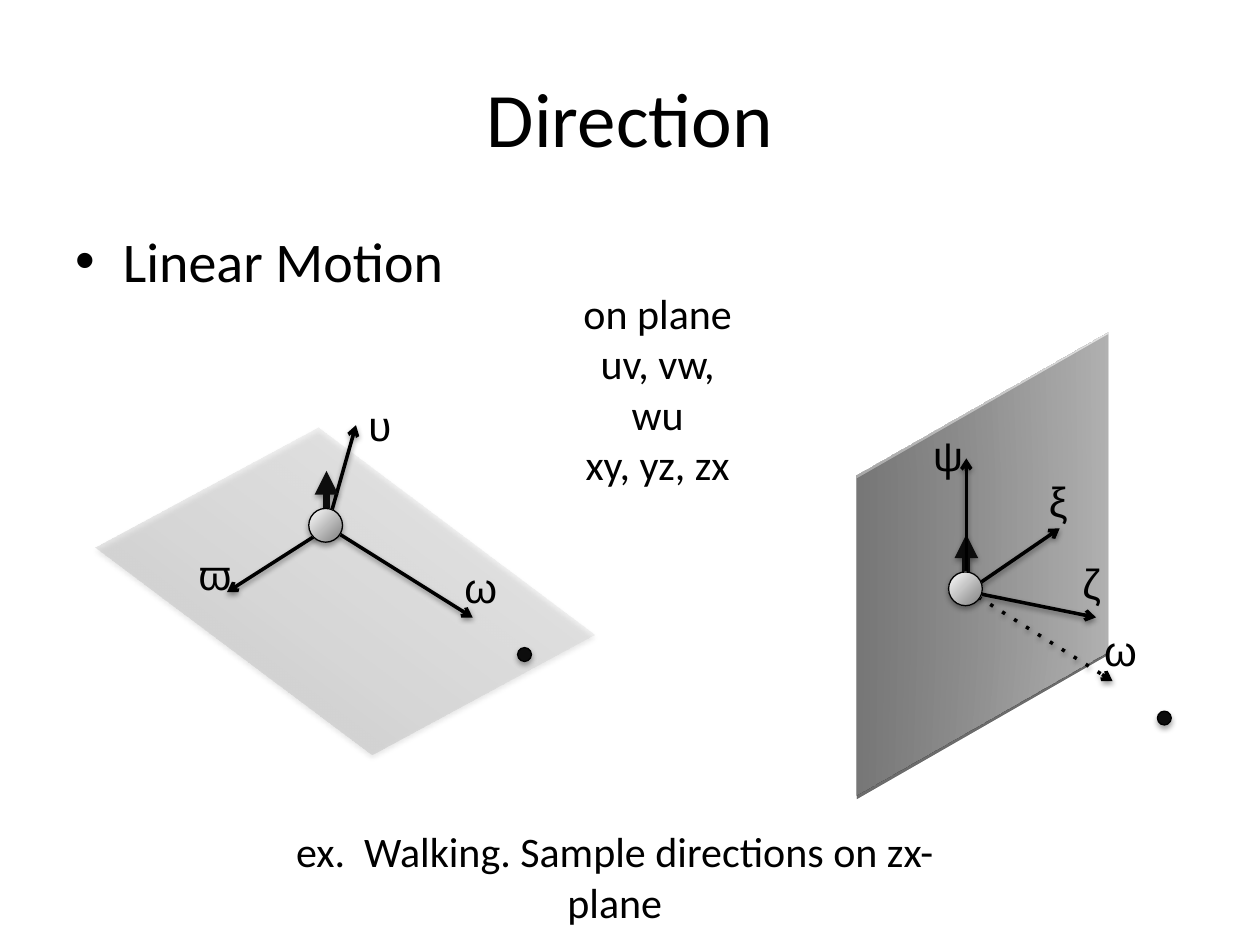
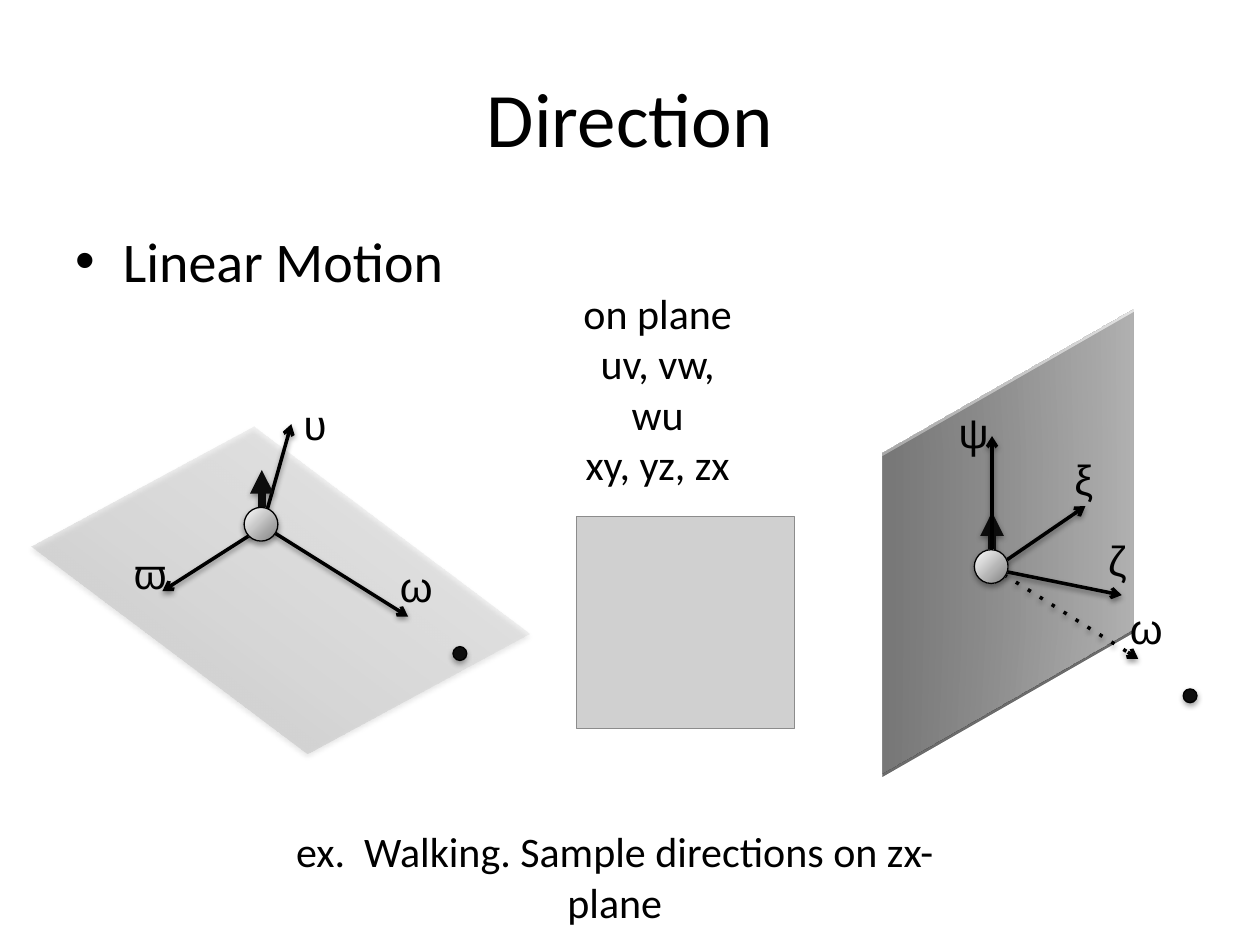
Before and after one commit to jxc761/3DMotionDB, a slide deck: slide 5 of docs/motion.pptx. Drawn at 1260x945 pixels with LibreOffice and Linux fonts; fonts in the diff are those of the drawing; grey boxes stand for pictures. Boxes give left, top, right and bottom in pixels: in the first picture for what was removed or moved away, otherwise in the second. Text is boxed around its words. In the diff, an @@ line names an element or a change of style, - is before the commit and + after.

```diff
--- a/docs/motion.pptx
+++ b/docs/motion.pptx
@@ 4 arrows, 3 texts, 2 ellipses, 1 parallelogram moved together from (x1=96, y1=364, x2=594, y2=818) to (x1=32, y1=363, x2=530, y2=817) @@
@@ picture added at (x1=576, y1=517, x2=794, y2=728) @@
@@ 3 arrows, 2 texts, 1 ellipse moved together from (x1=933, y1=443, x2=1172, y2=724) to (x1=959, y1=420, x2=1197, y2=703) @@
@@ 2 texts, 2 arrows, 1 rectangle, 1 ellipse moved together from (x1=805, y1=368, x2=1160, y2=760) to (x1=830, y1=345, x2=1186, y2=737) @@
```
Also in this commit, not shown: 4 other files.
